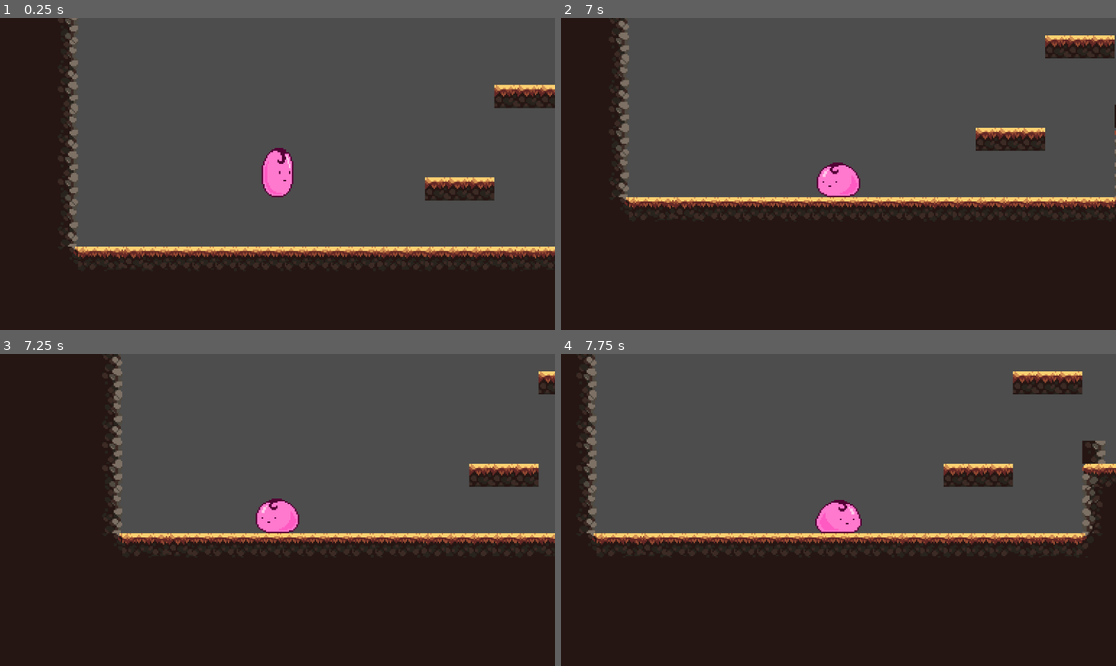
Above: before the commit, frames 1-4 (two rows, left to right).
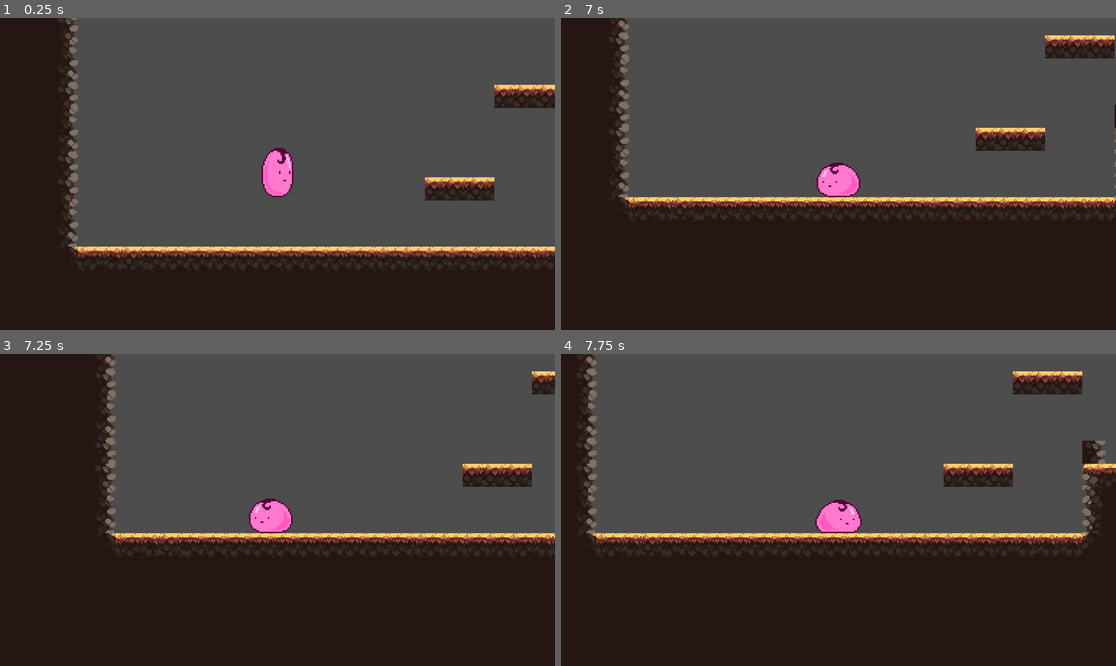
Above: after the commit, the same moments.

Repository: reuhtte/Platform2D
Game: Godot game, scene res://Main.tscn
Two runs of this game, one before a commit and one after it. Both use one fixed random seed, a clock stepped at 60 frames per second and the inputs below. This scene is started directly instead of the project's main scene.
Inputs:
- Up to frame 1 (0.25 s): no input
- Up to frame 2 (7 s): tap Enter at 0.5 s; hold Right (ui_right) 0.53-2.03 s; hold Left (ui_left) 2.03-2.78 s; hold Right (ui_right) 2.78-4.28 s; hold Left (ui_left) 4.28-5.03 s; hold Right (ui_right) 5.03-5.78 s; hold Left (ui_left) from 5.78 s (still down)
- Up to frame 3 (7.25 s): keep holding Left (ui_left)
- Up to frame 4 (7.75 s): release Left (ui_left) at 7.28 s; hold Right (ui_right) from 7.28 s (still down)

Frames 1-2 are identical in both runs. In frame 3, 3.5% of the frame differs, in the area x 18-100%, y 0-62%; in frame 4, nothing differs.

Commit message:
feat: splash screen, theme sound, camera limits

Diff:
--- a/HUD.tscn
+++ b/HUD.tscn
@@ -1,6 +1,7 @@
-[gd_scene load_steps=5 format=3 uid="uid://bweo1h8gsa6xx"]
+[gd_scene load_steps=6 format=3 uid="uid://bweo1h8gsa6xx"]
 
 [ext_resource type="Script" path="res://HUD.gd" id="1_150wt"]
+[ext_resource type="AudioStream" uid="uid://dno4bihw6bv7q" path="res://sounds/02. Title.mp3" id="2_n3741"]
 
 [sub_resource type="Animation" id="Animation_qxrsi"]
 resource_name = "logo"
@@ -100,3 +101,7 @@
 "": SubResource("AnimationLibrary_kg01t")
 }
 autoplay = "logo"
+
+[node name="AudioStreamPlayer2D" type="AudioStreamPlayer2D" parent="."]
+stream = ExtResource("2_n3741")
+autoplay = true
--- a/Main.tscn
+++ b/Main.tscn
@@ -1299,3 +1299,15 @@
 
 [node name="ParchiPlayer" parent="." instance=ExtResource("3_uew1u")]
 position = Vector2(138, 221)
+
+[node name="RemoteTransform2D" type="RemoteTransform2D" parent="ParchiPlayer"]
+remote_path = NodePath("../../Camera2D")
+
+[node name="Camera2D" type="Camera2D" parent="."]
+position = Vector2(138, 221)
+zoom = Vector2(3, 3)
+limit_left = -80
+limit_top = -200
+limit_right = 1200
+limit_bottom = 400
+editor_draw_limits = true
--- a/PlayerBlob.gd
+++ b/PlayerBlob.gd
@@ -18,6 +18,7 @@
 }
 
 var player_direction = Direction.RIGHT
+
 
 func _physics_process(delta):
 	# Add the gravity.
--- a/PlayerBlob.tscn
+++ b/PlayerBlob.tscn
@@ -78,7 +78,4 @@
 position = Vector2(0, 2.5)
 shape = SubResource("RectangleShape2D_widbc")
 
-[node name="Camera2D" type="Camera2D" parent="."]
-zoom = Vector2(3, 3)
-
 [connection signal="animation_finished" from="AnimatedSprite2D" to="." method="_on_animated_sprite_2d_animation_finished"]
Not shown, added: sounds/02. Title.mp3.import
Not shown, added: sounds/Retro_8-Bit_Game-Hit_Hurt_Fall_Drop_09.wav.import
Not shown, added: sounds/02. Title.mp3
Not shown, added: sounds/Retro_8-Bit_Game-Hit_Hurt_Fall_Drop_09.wav
